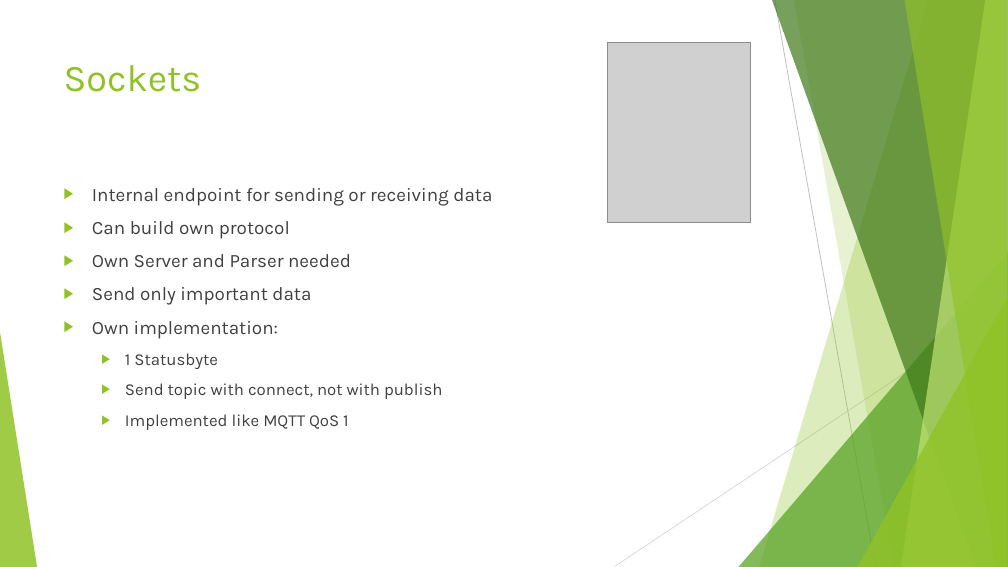
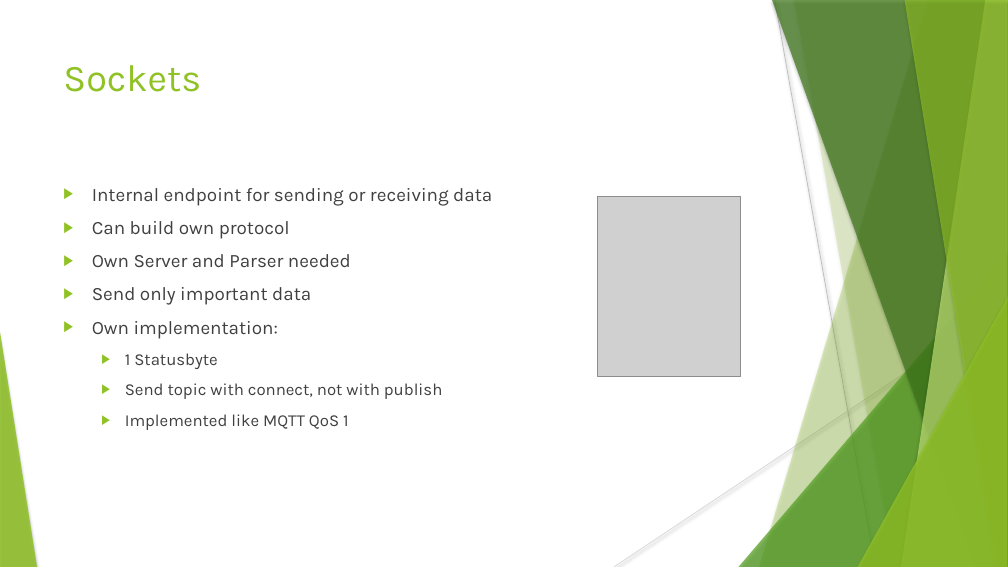
Before and after one commit to simonfink/ma, a slide deck: slide 9 of IoT_Protocols.pptx. Drawn at 1008x567 pixels with LibreOffice and Linux fonts; fonts in the diff are those of the drawing; grey boxes stand for pictures. Boxes give left, top, right and bottom in pixels: in the first picture for what was removed or moved away, otherwise in the second. Text is boxed around its words. In the diff, an @@ line names an element or a change of style, - is before the commit and + after.

```diff
--- a/IoT_Protocols.pptx
+++ b/IoT_Protocols.pptx
@@ line (775, 0) - (876, 567): stroke #BFBFBF 0.75 pt to #BFBFBF 0.74 pt @@
@@ freeform shape at <box>794,0,1008,567</box>: shadow on; outline redrawn @@
@@ text at <box>92,188,492,339</box>: indent changed @@
@@ picture: place and size @@
-picture at <box>607,42,750,222</box>
+picture at <box>598,197,741,377</box>
@@ shadow on in 6 elements at <box>759,0,1008,567</box>, <box>739,252,1008,567</box>, <box>772,0,1008,567</box>, <box>901,0,1008,567</box>, <box>904,0,1008,567</box>, <box>858,297,1008,567</box> @@
@@ line (1008, 305) - (614, 567): stroke #D9D9D9 0.75 pt to #D9D9D9 0.74 pt @@
```
Also in this commit, not shown: 11 other slides changed, 10 other files.
